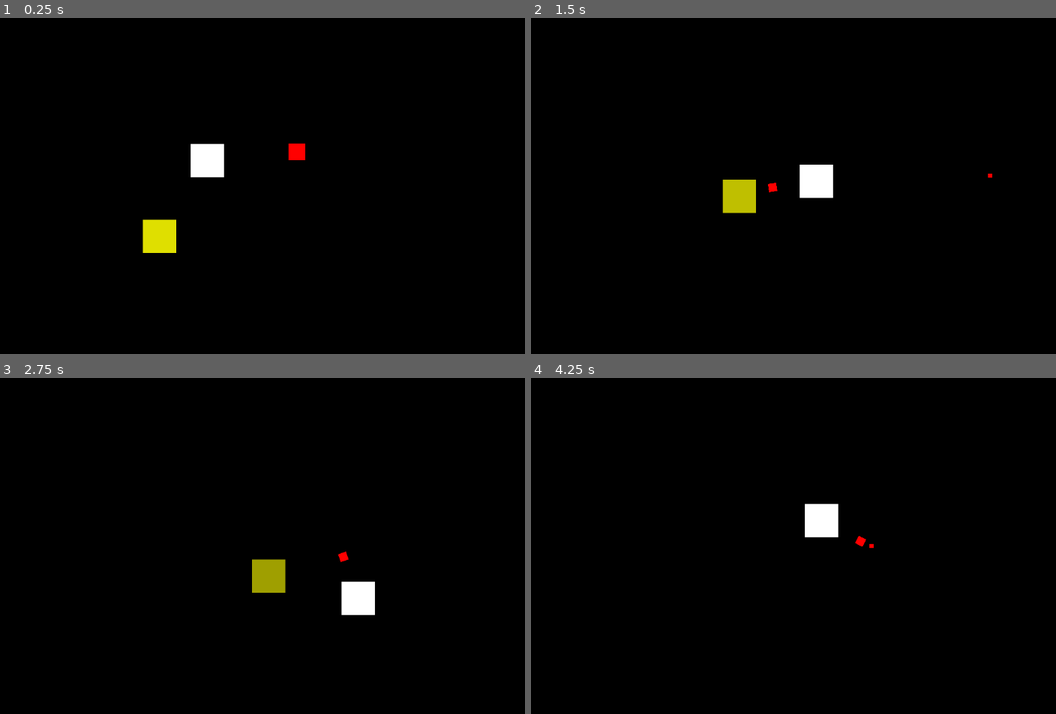
Above: before the commit, frames 1-4 (two rows, left to right).
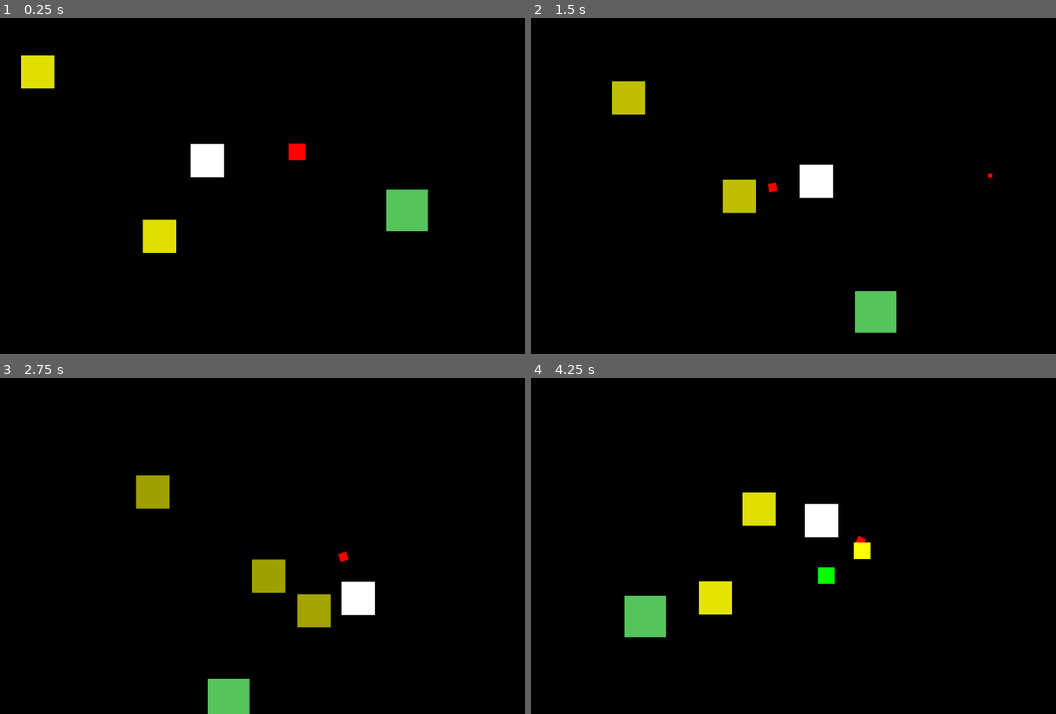
Above: after the commit, the same moments.

Repository: iguessfive/patch-notes-v1.0
Game: Godot game, scene res://main.tscn
The game is run twice, just before and just after one commit, with the same random seed, the same clock (stepped at 60 frames per second) and the same inputs.
Inputs (mouse positions are in pixels of both pictures, inside the frame that each line leads up to):
- Up to frame 1 (0.25 s): no input
- Up to frame 2 (1.5 s): move the mouse to (914, 169) at 0.52 s; hold D 0.53-1.28 s; move the mouse to (662, 202) at 1.27 s; hold S from 1.28 s (still down)
- Up to frame 3 (2.75 s): move the mouse to (315, 472) at 2.02 s; release S at 2.03 s; hold D from 2.03 s (still down)
- Up to frame 4 (4.25 s): move the mouse to (756, 613) at 2.77 s; release D at 2.78 s; hold W 2.78-3.53 s; move the mouse to (961, 596) at 3.52 s; hold A from 3.53 s (still down)

The runs differ from the first frame. In frame 1, 1.6% of the frame differs, in the area x 4-82%, y 11-64%; in frame 2, 1.6%; in frame 3, 2.1%; in frame 4, 2.6%, in the area x 17-66%, y 34-78%.

Commit message:
added a summoner mob and explored dropping items

Diff:
--- a/main.tscn
+++ b/main.tscn
@@ -1,20 +1,20 @@
-[gd_scene load_steps=10 format=3 uid="uid://ddyxb652jax2q"]
+[gd_scene load_steps=9 format=3 uid="uid://ddyxb652jax2q"]
 
 [ext_resource type="Script" uid="uid://cj0ulsldv2dco" path="res://scripts/player.gd" id="1_0xm2m"]
+[ext_resource type="PackedScene" uid="uid://crp6jm73dlaar" path="res://mobs/summoner.tscn" id="1_272bh"]
 [ext_resource type="Texture2D" uid="uid://cu2ab7bp1uxvh" path="res://assets/white_1x1.png" id="1_ig7tw"]
 [ext_resource type="Script" uid="uid://mlpawikwxc4e" path="res://scripts/item_manager.gd" id="3_1bvp3"]
+[ext_resource type="PackedScene" uid="uid://cpjsa0h1bibif" path="res://mobs/chaser.tscn" id="4_7mycd"]
 [ext_resource type="PackedScene" uid="uid://brekvrl65k65t" path="res://scenes/pickup.tscn" id="5_7mycd"]
 [ext_resource type="Script" uid="uid://bqni57kmj7n82" path="res://scripts/weapon.gd" id="5_272bh"]
-[ext_resource type="Script" uid="uid://fvwvnsrsqowf" path="res://scripts/mob.gd" id="6_7mycd"]
-[ext_resource type="Script" uid="uid://dusbfshhlreyh" path="res://scripts/hurt_box_2d.gd" id="7_272bh"]
 
 [sub_resource type="CircleShape2D" id="CircleShape2D_lquwl"]
 radius = 32.0156
 
-[sub_resource type="RectangleShape2D" id="RectangleShape2D_5vw27"]
-size = Vector2(62, 62)
+[node name="Main" type="Node2D"]
 
-[node name="Main" type="Node2D"]
+[node name="Summoner" parent="." instance=ExtResource("1_272bh")]
+position = Vector2(40, 40)
 
 [node name="CanvasLayer" type="CanvasLayer" parent="."]
 layer = -10
@@ -44,26 +44,11 @@
 [node name="ItemContainer" type="Node2D" parent="Player/ItemManager"]
 position = Vector2(4, 0)
 
-[node name="Mob" type="CharacterBody2D" parent="." node_paths=PackedStringArray("hurt_box")]
+[node name="Camera2D" type="Camera2D" parent="Player"]
+enabled = false
+
+[node name="Chaser" parent="." instance=ExtResource("4_7mycd")]
 position = Vector2(383, 442)
-script = ExtResource("6_7mycd")
-hurt_box = NodePath("HurtBox2D")
-
-[node name="Sprite2D" type="Sprite2D" parent="Mob"]
-modulate = Color(1, 1, 0, 1)
-scale = Vector2(64, 64)
-texture = ExtResource("1_ig7tw")
-metadata/_edit_lock_ = true
-
-[node name="HurtBox2D" type="Area2D" parent="Mob"]
-collision_layer = 2
-script = ExtResource("7_272bh")
-source = 2
-target = 1
-metadata/_custom_type_script = "uid://dusbfshhlreyh"
-
-[node name="CollisionShape2D" type="CollisionShape2D" parent="Mob/HurtBox2D"]
-shape = SubResource("RectangleShape2D_5vw27")
 
 [node name="Pickup" parent="." instance=ExtResource("5_7mycd")]
 position = Vector2(660, 258)
--- /dev/null
+++ b/mobs/chaser.gd
@@ -0,0 +1,47 @@
+extends Type.Mob
+
+enum State {
+	CHASE
+}
+
+func _ready() -> void:
+	# Config States
+	state_machine.add_state(State.CHASE, _on_chase_enter, _on_chase_update, Callable(), Callable())
+
+	state_machine.set_initial_state(State.CHASE)
+	hurt_box.hurt.connect(on_hurt)
+
+func _on_chase_enter() -> void:
+	chase_anim()
+
+@warning_ignore("unused_parameter")
+func _on_chase_update(delta: float) -> void:
+	var player = get_tree().get_first_node_in_group("player")
+	if player:
+		var direction = (player.global_position - global_position).normalized()
+		velocity = direction * mob_resource.speed_movement
+		move_and_slide()
+
+func chase_anim() -> void:
+	var tween = create_tween()
+	tween.tween_property($Sprite2D, "modulate:a", 0.5, 1)
+	tween.tween_property($Sprite2D, "modulate:a", 1, 1)
+	tween.set_ease(Tween.EASE_OUT)
+	tween.set_loops()
+
+func on_hurt(hit_box: HitBox2D) -> void:
+	mob_resource.health -= hit_box.effect_value
+	print_rich("[color=cyan]Mob Health: %d[/color]" % mob_resource.health)
+	if mob_resource.health <= 0:
+		drop_item.call_deferred()
+		destroy()
+
+func destroy() -> void:
+	# Death VFX & SFX
+	queue_free()
+
+func drop_item() -> void:
+	var pickup = preload("res://scenes/pickup.tscn").instantiate()
+	pickup.item = Type.Weapon
+	get_tree().current_scene.add_child(pickup)
+	pickup.global_position = global_position
--- /dev/null
+++ b/mobs/chaser.tscn
@@ -0,0 +1,28 @@
+[gd_scene load_steps=5 format=3 uid="uid://cpjsa0h1bibif"]
+
+[ext_resource type="Script" uid="uid://ckhpee70utkig" path="res://mobs/chaser.gd" id="1_muin1"]
+[ext_resource type="Texture2D" uid="uid://cu2ab7bp1uxvh" path="res://assets/white_1x1.png" id="2_8ocsd"]
+[ext_resource type="Script" uid="uid://dusbfshhlreyh" path="res://scripts/hurt_box_2d.gd" id="3_eefbr"]
+
+[sub_resource type="RectangleShape2D" id="RectangleShape2D_5vw27"]
+size = Vector2(62, 62)
+
+[node name="Chaser" type="CharacterBody2D" node_paths=PackedStringArray("hurt_box")]
+script = ExtResource("1_muin1")
+hurt_box = NodePath("HurtBox2D")
+
+[node name="Sprite2D" type="Sprite2D" parent="."]
+modulate = Color(1, 1, 0, 1)
+scale = Vector2(64, 64)
+texture = ExtResource("2_8ocsd")
+metadata/_edit_lock_ = true
+
+[node name="HurtBox2D" type="Area2D" parent="."]
+collision_layer = 2
+script = ExtResource("3_eefbr")
+source = 2
+target = 1
+metadata/_custom_type_script = "uid://dusbfshhlreyh"
+
+[node name="CollisionShape2D" type="CollisionShape2D" parent="HurtBox2D"]
+shape = SubResource("RectangleShape2D_5vw27")
--- /dev/null
+++ b/mobs/summoner.gd
@@ -0,0 +1,56 @@
+extends Type.Mob
+
+enum State {
+	ORBIT,
+	SUMMON,
+}
+
+@export var orbit_radius: float = 300.0
+@export var summon_cooldown: float = 2.0
+@export var summon_mob: PackedScene
+
+var orbit_angle := 0.0
+var speed_movement := PI/5 # radians per seconds
+
+@onready var summon_radius: float = $Sprite2D.scale.length() #PLACEHOLDER dimensions of texture
+@onready var orbit_center: Vector2 = get_viewport().size * 0.5
+
+func _ready() -> void:
+	# Config States
+	state_machine.add_state(State.ORBIT, Callable(), _on_orbit_update, Callable(), Callable())
+	state_machine.add_state(State.SUMMON, _on_summon_enter, Callable(), Callable(), Callable())
+
+	state_machine.set_initial_state(State.SUMMON)
+	hurt_box.hurt.connect(on_hurt)
+
+func _on_orbit_update(delta: float) -> void:
+	orbit_angle += speed_movement * delta
+	var offset = Vector2(cos(orbit_angle), sin(orbit_angle)) * orbit_radius
+	global_position = orbit_center + offset
+
+func _on_summon_enter() -> void:
+	summon()
+	state_machine.change_state(State.ORBIT)
+	get_tree().create_timer(summon_cooldown).timeout.connect(state_machine.change_state.bind(State.SUMMON))
+
+func on_hurt(hit_box: HitBox2D) -> void:
+	mob_resource.health -= hit_box.effect_value
+	print_rich("[color=cyan]Mob Health: %d[/color]" % mob_resource.health)
+	if mob_resource.health <= 0:
+		destroy()
+
+func destroy() -> void:
+	# Death VFX & SFX
+	queue_free()
+
+func summon() -> void:
+	var player: Type.Player = get_tree().get_first_node_in_group("player")
+	if not player:
+		return
+
+	var mob: Type.Mob = summon_mob.instantiate()
+	get_tree().current_scene.add_child.call_deferred(mob)
+
+	var direction_to_player = global_position.direction_to(player.global_position)
+	var summon_angle := direction_to_player.angle()
+	mob.global_position = global_position + Vector2(cos(summon_angle), sin(summon_angle)) * summon_radius
--- /dev/null
+++ b/mobs/summoner.tscn
@@ -0,0 +1,27 @@
+[gd_scene load_steps=6 format=3 uid="uid://crp6jm73dlaar"]
+
+[ext_resource type="Texture2D" uid="uid://cu2ab7bp1uxvh" path="res://assets/white_1x1.png" id="1_ckv8v"]
+[ext_resource type="Script" uid="uid://dusbfshhlreyh" path="res://scripts/hurt_box_2d.gd" id="1_une1m"]
+[ext_resource type="Script" uid="uid://dr7gyd5f6twvk" path="res://mobs/summoner.gd" id="1_uqluu"]
+[ext_resource type="PackedScene" uid="uid://cpjsa0h1bibif" path="res://mobs/chaser.tscn" id="2_yj6xq"]
+
+[sub_resource type="RectangleShape2D" id="RectangleShape2D_uqluu"]
+size = Vector2(80, 80)
+
+[node name="Summoner" type="CharacterBody2D" node_paths=PackedStringArray("hurt_box")]
+script = ExtResource("1_uqluu")
+summon_mob = ExtResource("2_yj6xq")
+hurt_box = NodePath("HurtBox2D")
+
+[node name="Sprite2D" type="Sprite2D" parent="."]
+modulate = Color(0.333333, 0.768627, 0.364706, 1)
+scale = Vector2(80, 80)
+texture = ExtResource("1_ckv8v")
+
+[node name="HurtBox2D" type="Area2D" parent="."]
+collision_mask = 2
+script = ExtResource("1_une1m")
+metadata/_custom_type_script = "uid://dusbfshhlreyh"
+
+[node name="CollisionShape2D" type="CollisionShape2D" parent="HurtBox2D"]
+shape = SubResource("RectangleShape2D_uqluu")
--- a/namespaces/type.gd
+++ b/namespaces/type.gd
@@ -1,9 +1,11 @@
 class_name Type extends Resource
 
 # .gd
+const Player = preload("res://scripts/player.gd")
 const PickUp = preload("res://scripts/pickup.gd")
 const Weapon = preload("res://scripts/weapon.gd")
 const Bullet = preload("res://scripts/bullet.gd")
+const Mob = preload("res://scripts/mob.gd")
 
 const WeaponResource = preload("res://scripts/weapon_resource.gd")
 const MobResource = preload("res://scripts/mob_resource.gd")
--- a/scripts/callable_state_machine.gd
+++ b/scripts/callable_state_machine.gd
@@ -3,25 +3,27 @@
 enum {
 	ENTER,
 	UPDATE,
+	UPDATE_PHYSICS,
 	EXIT
 }
 
 var state_collection: Dictionary[Variant, Dictionary] = {}
-var active_state: Variant
+var state_active: Variant
 
 func add_state(
 	state_name: Variant,
 	enter_state_callable: Callable,
 	update_state_callable: Callable,
+	update_physics_state_callable: Callable,
 	exit_state_callable: Callable
 ) -> void:
 	var state_data: Dictionary[int, Callable] = {
 		ENTER: enter_state_callable,
 		UPDATE: update_state_callable,
+		UPDATE_PHYSICS: update_physics_state_callable,
 		EXIT: exit_state_callable
 	}
 	state_collection[state_name] = state_data
-
 
 func set_initial_state(state_name: Variant) -> void:
 	if state_collection.has(state_name):
@@ -29,14 +31,23 @@
 	else:
 		push_warning("No state with name " + state_name)
 
+@warning_ignore("unused_parameter")
+func update(delta: float) -> void:
+	if (
+		state_active != null
+		and state_collection.has(state_active)
+		and state_collection[state_active][UPDATE] != Callable()
+	):
+		(state_collection[state_active][UPDATE]).call(delta)
 
-func update() -> void:
+@warning_ignore("unused_parameter")
+func update_physics(delta: float) -> void:
 	if (
-		active_state != null
-		and state_collection.has(active_state)
-		and state_collection[active_state][UPDATE] != Callable()
+		state_active != null
+		and state_collection.has(state_active)
+		and state_collection[state_active][UPDATE_PHYSICS] != Callable()
 	):
-		(state_collection[active_state][UPDATE]).call()
+		(state_collection[state_active][UPDATE_PHYSICS]).call(delta)
 
 
 func change_state(state_name: Variant) -> void:
@@ -48,13 +59,13 @@
 
 # Internal
 func _set_state(state_name: Variant) -> void:
-	if active_state != null:
-		var exit_callable = state_collection[active_state][EXIT]
+	if state_active != null:
+		var exit_callable = state_collection[state_active][EXIT]
 		if !exit_callable.is_null():
 			exit_callable.call()
 
-	active_state = state_name
+	state_active = state_name
 
-	var enter_callable = state_collection[active_state][ENTER]
+	var enter_callable = state_collection[state_active][ENTER]
 	if !enter_callable.is_null():
 		enter_callable.call()
--- a/scripts/mob.gd
+++ b/scripts/mob.gd
@@ -1,51 +1,13 @@
 extends CharacterBody2D
 
-enum State {
-	IDLE,
-	CHASE,
-}
+@export var hurt_box: HurtBox2D
 
-@export var hurt_box: HurtBox2D
-@export var mob_resource = Type.MobResource.new()
-
+var mob_resource := Type.MobResource.new()
 var state_machine = CallableStateMachine.new()
 var state_flag = BoolFlag.new()
 
-func _ready() -> void:
-	# Config States
-	state_machine.add_state(State.CHASE, _on_chase_enter, _on_chase_update, Callable())
+func _process(delta: float) -> void:
+	state_machine.update(delta)
 
-	state_machine.set_initial_state(State.CHASE)
-	hurt_box.hurt.connect(on_hurt)
-
-@warning_ignore("unused_parameter")
-func _process(delta: float) -> void:
-	state_machine.update()
-
-func _on_chase_enter() -> void:
-	chase_anim()
-
-func _on_chase_update() -> void:
-	var player = get_tree().get_first_node_in_group("player")
-	if player:
-		var direction = (player.global_position - global_position).normalized()
-		velocity = direction * 100.0
-		move_and_slide()
-
-func chase_anim() -> void:
-	var tween = create_tween()
-	tween.tween_property($Sprite2D, "modulate:a", 0.5, 1)
-	tween.tween_property($Sprite2D, "modulate:a", 1, 1)
-	tween.set_ease(Tween.EASE_OUT)
-	tween.set_loops()
-
-
-func on_hurt(hit_box: HitBox2D) -> void:
-	mob_resource.health -= hit_box.effect_value
-	print_rich("[color=cyan]Mob Health: %d[/color]" % mob_resource.health)
-	if mob_resource.health <= 0:
-		destroy()
-
-func destroy() -> void:
-	# Death VFX & SFX
-	queue_free()
+func _physics_process(delta: float) -> void:
+	state_machine.update_physics(delta)
--- a/scripts/mob_resource.gd
+++ b/scripts/mob_resource.gd
@@ -1,3 +1,4 @@
 extends Resource
 
+@export var speed_movement: float = 100.0
 @export var health: int = 1
--- a/scripts/pickup.gd
+++ b/scripts/pickup.gd
@@ -8,10 +8,10 @@
 	add_to_group("items")
 
 func _ready() -> void:
-	item_obj = item.new()
-
-	var sprite: Sprite2D = get_node("Sprite2D")
-	sprite.modulate = item_obj.resource.color # placeholder for texture
+	if item:
+		item_obj = item.new()
+		var sprite: Sprite2D = get_node("Sprite2D")
+		sprite.modulate = item_obj.resource.color # placeholder for texture
 
 func get_item_obj() -> Node2D:
 	destroy()
Not shown, added: mobs/chaser.gd.uid
Not shown, added: mobs/summoner.gd.uid
